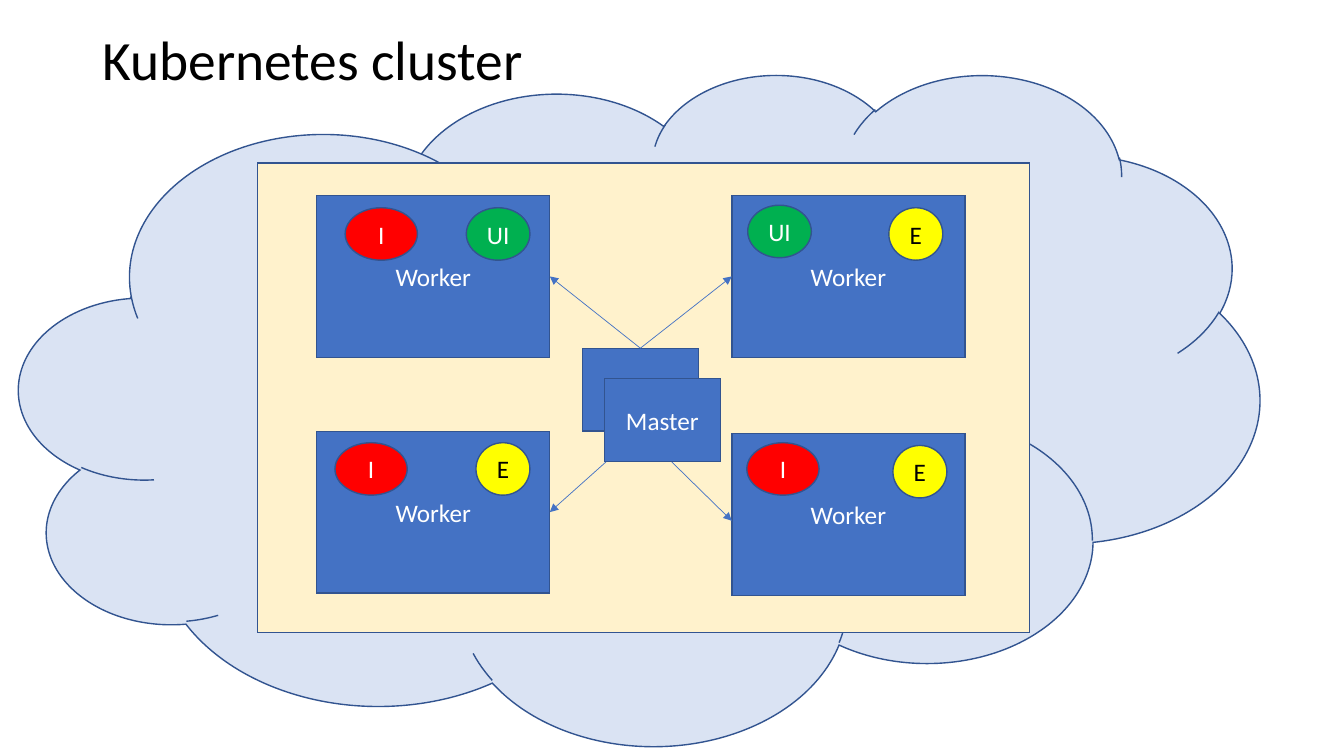
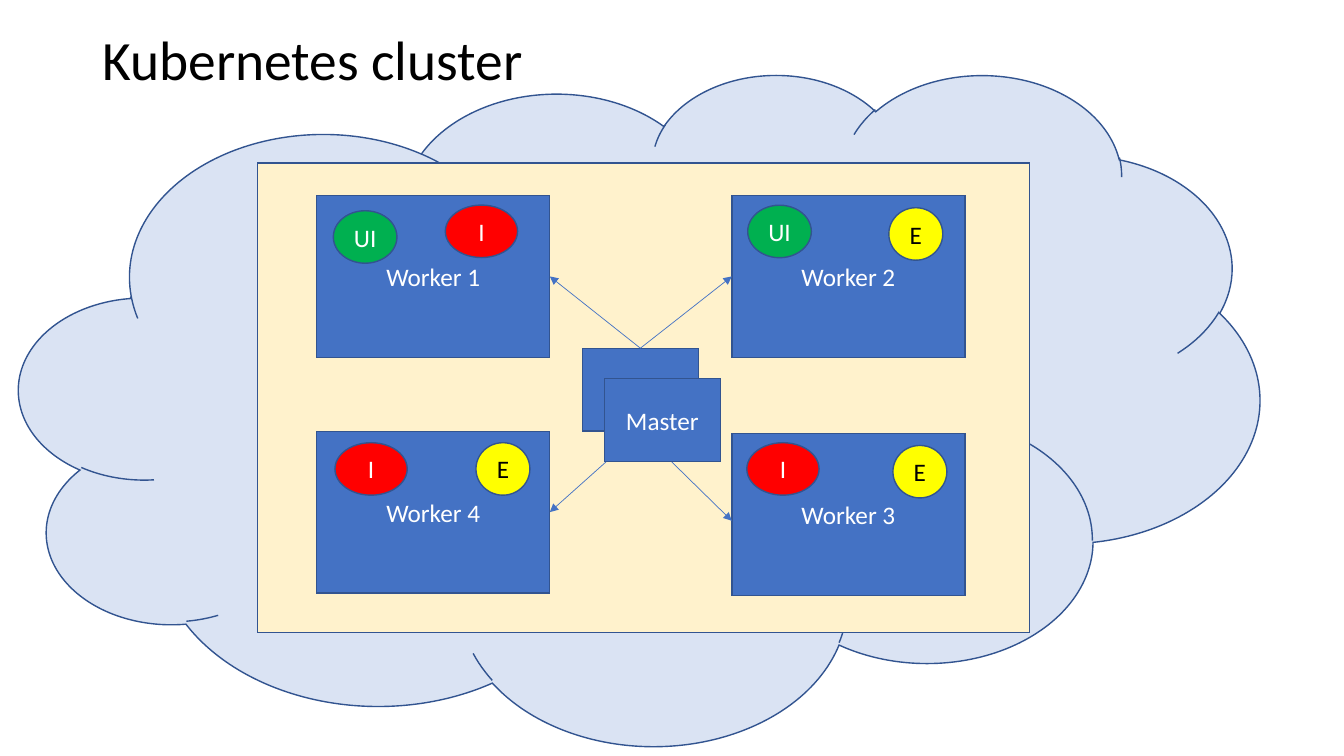
Before and after one commit to sonusathyadas/Microservices-Training-Materials, a slide deck: slide 10 of Azure.pptx (slide 11 before the commit). Drawn at 1344x756 pixels with LibreOffice and Linux fonts; fonts in the diff are those of the drawing. Boxes give left, top, right and bottom in pixels: in the first picture for what was removed or moved away, otherwise in the second. Text is boxed around its words. In the diff, an @@ line names an element or a change of style, - is before the commit and + after.

```diff
--- a/Azure.pptx
+++ b/Azure.pptx
@@ ellipse "I" moved from (x1=345, y1=208, x2=417, y2=260) to (x1=446, y1=205, x2=518, y2=257) @@
@@ ellipse "UI" moved from (x1=467, y1=208, x2=530, y2=260) to (x1=334, y1=211, x2=397, y2=263) @@
@@ text in rectangle at (x1=386, y1=268, x2=480, y2=286): text changed @@
-Worker
+Worker 1
@@ text in rectangle at (x1=801, y1=268, x2=895, y2=286): text changed @@
-Worker
+Worker 2
@@ text in rectangle at (x1=386, y1=504, x2=480, y2=522): text changed @@
-Worker
+Worker 4
@@ text in rectangle at (x1=801, y1=506, x2=895, y2=524): text changed @@
-Worker
+Worker 3
```
Also in this commit, not shown: 3 other slides changed, 1 slide removed, 11 other files.
